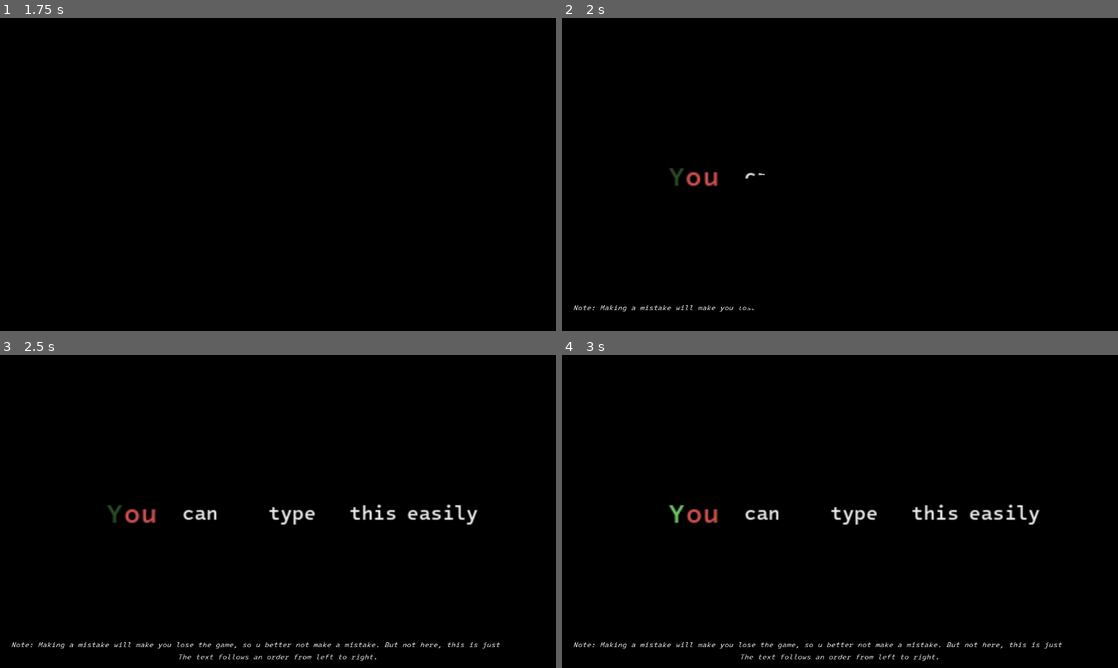
Above: before the commit, frames 1-4 (two rows, left to right).
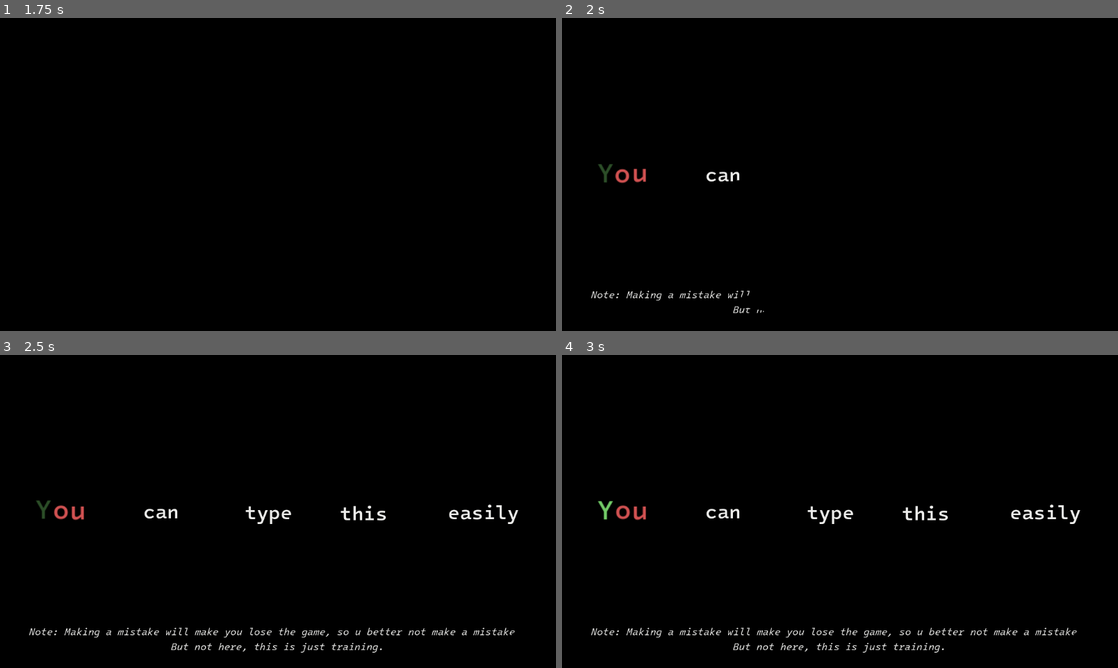
Above: after the commit, the same moments.

Repository: MHashirShahzad/jamspace
Game: Godot game, scene res://scenes/main_menu.tscn
Same seed, same stepped clock (60 frames per second), same inputs: the game is played once before the commit and once after it.
Inputs (mouse positions are in pixels of both pictures, inside the frame that each line leads up to):
- Up to frame 1 (1.75 s): click "Play Game" at 0.5 s; tap Enter at 1.25 s; move the mouse to (400, 158) at 1.27 s
- Up to frame 2 (2 s): no input
- Up to frame 3 (2.5 s): move the mouse to (166, 527) at 2.02 s
- Up to frame 4 (3 s): move the mouse to (895, 442) at 2.77 s

Frame 1 is identical in both runs. In frame 2, 1.0% of the frame differs, in the area x 2-37%, y 46-95%; in frame 3, 3.4%; in frame 4, 3.4%, in the area x 2-94%, y 46-98%.

Commit message:
more minor fixes still need sfk :(

Diff:
--- a/scenes/game_end.tscn
+++ b/scenes/game_end.tscn
@@ -38,7 +38,7 @@
 layout_mode = 2
 theme_override_fonts/font = ExtResource("4_344vo")
 theme_override_font_sizes/font_size = 30
-text = "- Congratulations. -"
+text = "- Congratulations -"
 
 [node name="Label" type="Label" parent="CanvasLayer/VBoxContainer"]
 layout_mode = 2
--- a/scenes/global.tscn
+++ b/scenes/global.tscn
@@ -1,7 +1,7 @@
 [gd_scene load_steps=4 format=3 uid="uid://bj8i75gpwr4js"]
 
 [ext_resource type="Script" uid="uid://drdu4evlrg78g" path="res://scripts/global.gd" id="1_4pk28"]
-[ext_resource type="FontFile" uid="uid://ck4oe2vwos6a3" path="res://assets/IntelOneMono/IntoneMonoNerdFont-LightItalic.ttf" id="2_nmxvb"]
+[ext_resource type="FontFile" uid="uid://blx4vk78a7wy" path="res://assets/IntelOneMono/IntoneMonoNerdFont-Medium.ttf" id="2_opebo"]
 [ext_resource type="FontFile" uid="uid://j2sfcah136t0" path="res://assets/IntelOneMono/IntoneMonoNerdFontPropo-Medium.ttf" id="3_opebo"]
 
 [node name="Global" type="Node2D"]
@@ -38,9 +38,9 @@
 [node name="Label" type="Label" parent="DeathScreen/VBoxContainer2"]
 layout_mode = 2
 size_flags_horizontal = 4
-theme_override_fonts/font = ExtResource("2_nmxvb")
-theme_override_font_sizes/font_size = 20
-text = "You typed the wrong letter."
+theme_override_fonts/font = ExtResource("2_opebo")
+theme_override_font_sizes/font_size = 30
+text = "= You typed the wrong letter. ="
 
 [node name="Mistake" type="Label" parent="DeathScreen/VBoxContainer2"]
 layout_mode = 2
--- a/scenes/tutorial.tscn
+++ b/scenes/tutorial.tscn
@@ -23,20 +23,18 @@
 color = Color(0, 0, 0, 1)
 
 [node name="Label" type="Label" parent="CanvasLayer"]
-anchors_preset = 7
-anchor_left = 0.5
+anchors_preset = 12
 anchor_top = 1.0
-anchor_right = 0.5
+anchor_right = 1.0
 anchor_bottom = 1.0
-offset_left = -548.0
-offset_top = -60.0
-offset_right = 548.0
+offset_top = -90.0
 grow_horizontal = 2
 grow_vertical = 0
 theme_override_fonts/font = ExtResource("3_cq4me")
-theme_override_font_sizes/font_size = 15
-text = "Note: Making a mistake will make you lose the game, so u better not make a mistake. But not here, this is just training.
-The text follows an order from left to right."
+theme_override_font_sizes/font_size = 20
+text = "Note: Making a mistake will make you lose the game, so u better not make a mistake.
+But not here, this is just training.
+"
 horizontal_alignment = 1
 
 [node name="InputTaker" type="Node2D" parent="."]
@@ -46,42 +44,53 @@
 
 [node name="InputLabelContainer" type="Node2D" parent="."]
 position = Vector2(-168, -3)
-scale = Vector2(2, 2)
 
 [node name="InputLabel" parent="InputLabelContainer" instance=ExtResource("2_ph3nu")]
-position = Vector2(220, 163)
+position = Vector2(294, 319)
 
 [node name="RichTextLabel" parent="InputLabelContainer/InputLabel" index="0"]
+offset_top = -28.0
+offset_bottom = 28.0
 theme = ExtResource("6_6yjpi")
-theme_override_font_sizes/normal_font_size = 20
+theme_override_font_sizes/normal_font_size = 40
 text = "You"
 
 [node name="InputLabel2" parent="InputLabelContainer" instance=ExtResource("2_ph3nu")]
-position = Vector2(291, 163)
+position = Vector2(502, 323)
 
 [node name="RichTextLabel" parent="InputLabelContainer/InputLabel2" index="0"]
-theme_override_font_sizes/normal_font_size = 20
+offset_top = -28.0
+offset_bottom = 28.0
+theme_override_font_sizes/normal_font_size = 40
 text = "can"
 
 [node name="InputLabel3" parent="InputLabelContainer" instance=ExtResource("2_ph3nu")]
-position = Vector2(387, 163)
+position = Vector2(724, 325)
 
 [node name="RichTextLabel" parent="InputLabelContainer/InputLabel3" index="0"]
-theme_override_font_sizes/normal_font_size = 20
+offset_top = -28.0
+offset_bottom = 28.0
+theme_override_font_sizes/normal_font_size = 40
 text = "type"
 
 [node name="InputLabel4" parent="InputLabelContainer" instance=ExtResource("2_ph3nu")]
-position = Vector2(471, 163)
+position = Vector2(921, 327)
 
 [node name="RichTextLabel" parent="InputLabelContainer/InputLabel4" index="0"]
-theme_override_font_sizes/normal_font_size = 20
+offset_top = -28.0
+offset_bottom = 28.0
+theme_override_font_sizes/normal_font_size = 40
 text = "this"
 
 [node name="InputLabel5" parent="InputLabelContainer" instance=ExtResource("2_ph3nu")]
-position = Vector2(542.5, 163)
+position = Vector2(1170, 325)
 
 [node name="RichTextLabel" parent="InputLabelContainer/InputLabel5" index="0"]
-theme_override_font_sizes/normal_font_size = 20
+offset_left = -104.0
+offset_top = -56.0
+offset_right = 104.0
+offset_bottom = 56.0
+theme_override_font_sizes/normal_font_size = 40
 text = "easily"
 
 [node name="Camera2D" type="Camera2D" parent="."]
--- a/scripts/input_taker.gd
+++ b/scripts/input_taker.gd
@@ -79,8 +79,7 @@
 				active_label = null
 				pick_new_active_label()
 		else:
-			var mistake : String = "Typed '%s', while expected '%s'" % [key_typed, next_character]
-			print(mistake)
+			var mistake : String = "You typed '%s' instead of '%s'" % [key_typed, next_character]
 
 			if perma_mistake:
 				Global.lose_screen(mistake)
